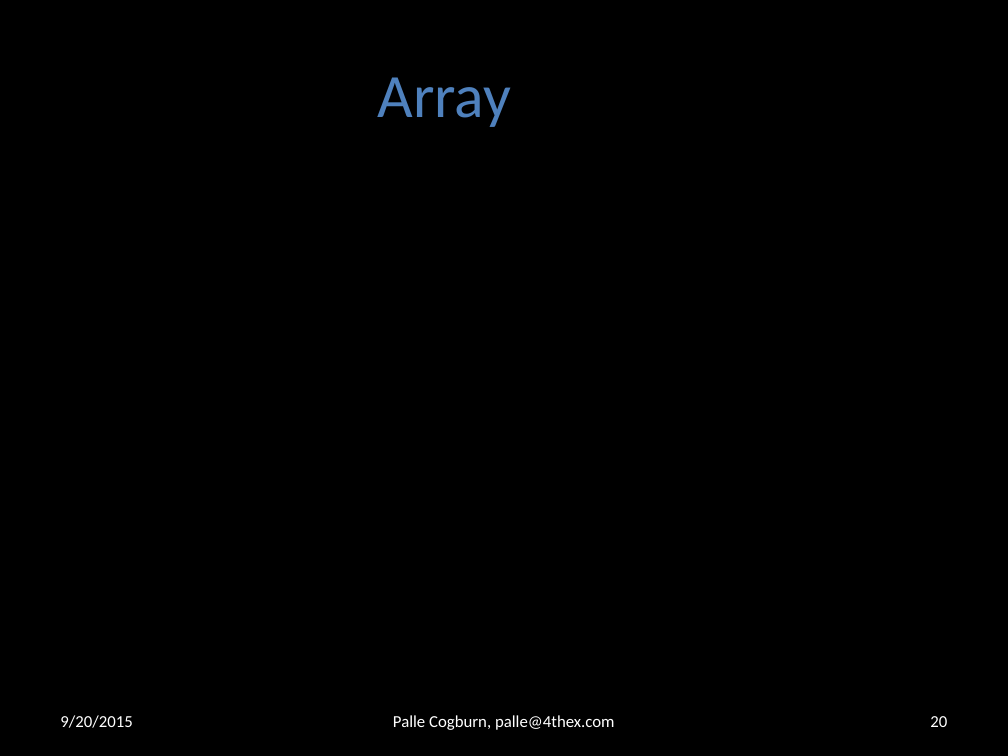
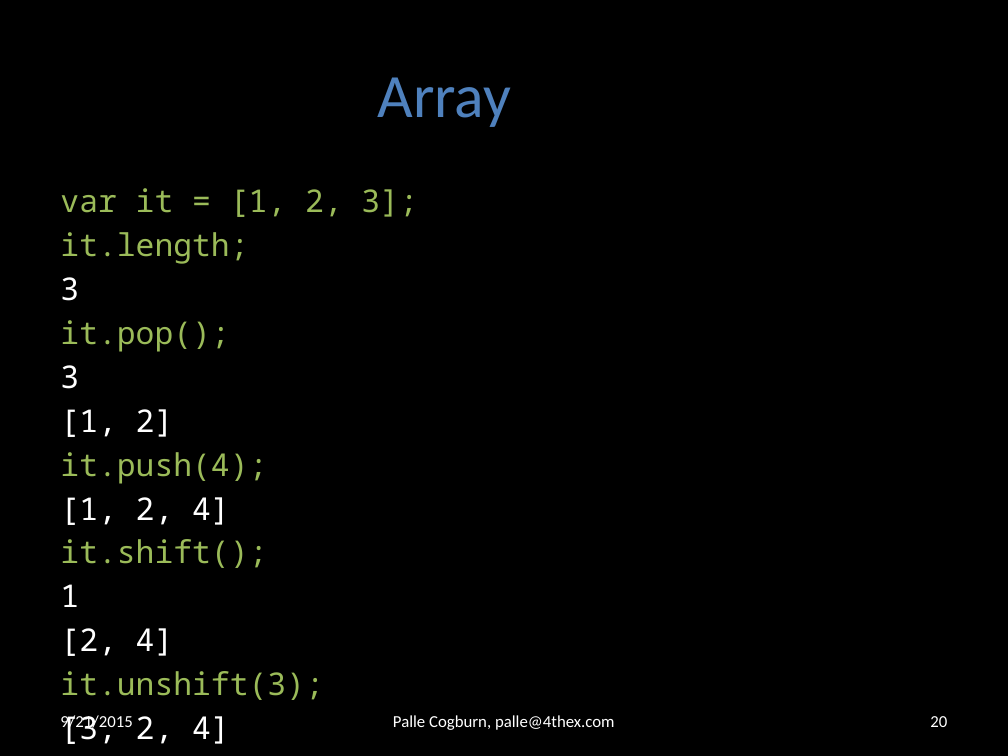
Before and after one commit to 4thex/JSRobot, a slide deck: slide 20 of doc/Computer Programming 1.pptx. Drawn at 1008x756 pixels with LibreOffice and Linux fonts; fonts in the diff are those of the drawing; background and template pictures are left out. Boxes give left, top, right and bottom in pixels: in the first picture for what was removed or moved away, otherwise in the second. Text is boxed around its words. In the diff, an @@ line names an element or a change of style, - is before the commit and + after.

```diff
--- a/doc/Computer Programming 1.pptx
+++ b/doc/Computer Programming 1.pptx
@@ text added at (60, 188, 417, 744), 22.4 pt, text #9BBB59 @@
+var it = [1, 2, 3];
+it.length;
+3
+it.pop();
+3
+[1, 2]
+it.push(4);
+[1, 2, 4]
+it.shift();
+1
+[2, 4]
+it.unshift(3);
+[3, 2, 4]
@@ text at (60, 715, 132, 732): text changed @@
-9/20/2015
+9/21/2015
```
Also in this commit, not shown: 29 other slides changed, 9 slides added, 1 other file.
